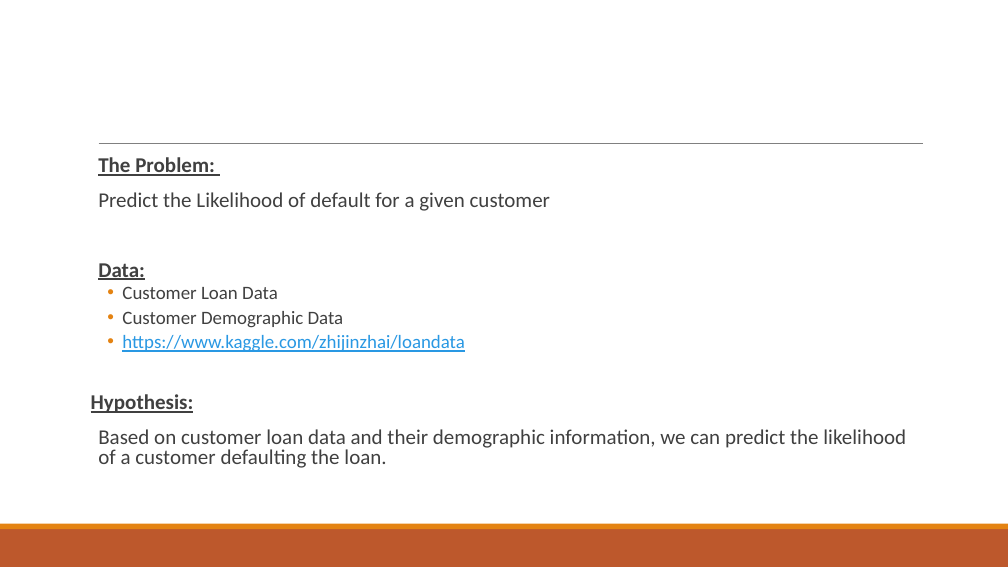
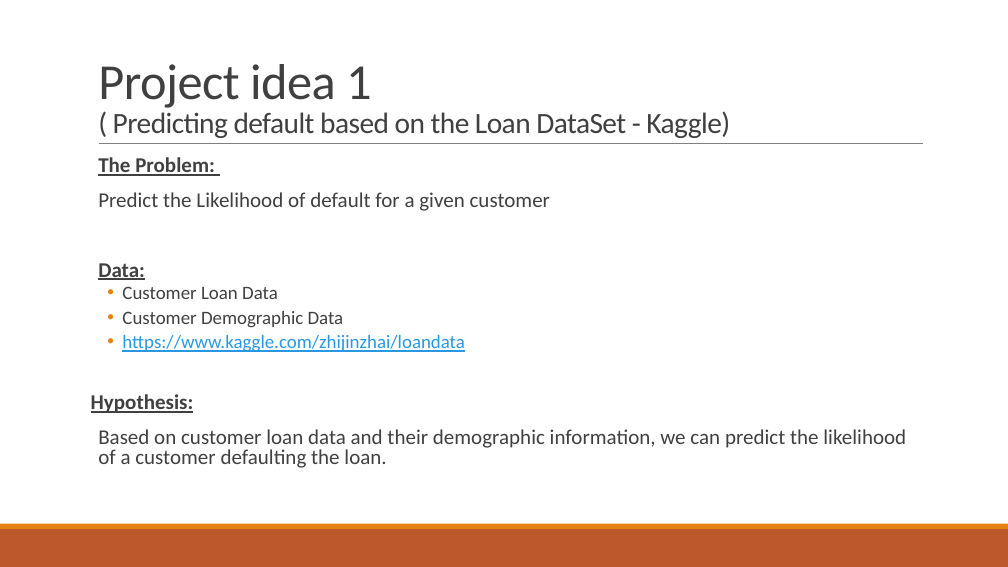
Before and after one commit to hkalavala/DS_SM_15_HK, a slide deck: slide 2 of projects/final-project/01-lightning-talk/GA Project - HK.pptx (slide 5 before the commit). Drawn at 1008x567 pixels with LibreOffice and Linux fonts; fonts in the diff are those of the drawing. Boxes give left, top, right and bottom in pixels: in the first picture for what was removed or moved away, otherwise in the second. Text is boxed around its words. In the diff, an @@ line names an element or a change of style, - is before the commit and + after.

```diff
--- a/projects/final-project/01-lightning-talk/GA Project - HK.pptx
+++ b/projects/final-project/01-lightning-talk/GA Project - HK.pptx
@@ title added at box(98, 64, 730, 138), 28 pt, text #404040 @@
+Project idea 1
+( Predicting default based on the Loan DataSet - Kaggle)
```
Also in this commit, not shown: 2 other slides changed, 6 other files.
